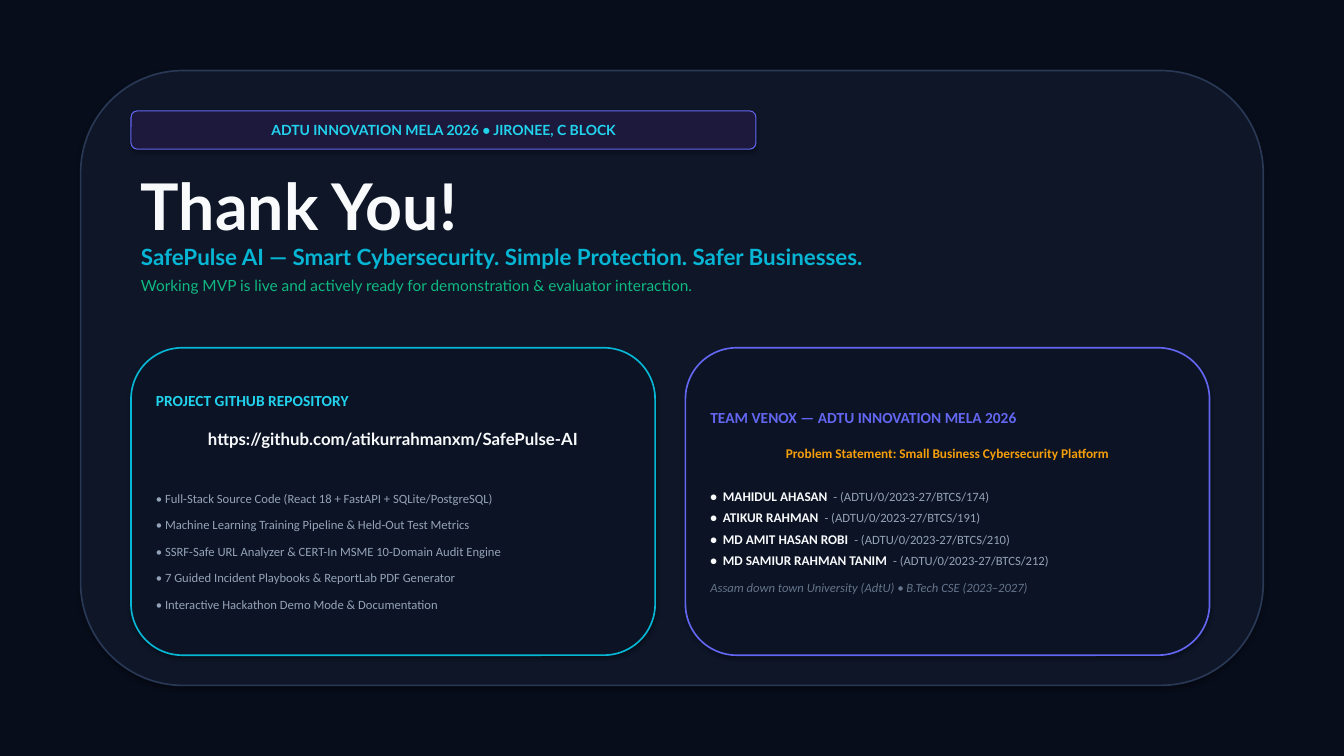
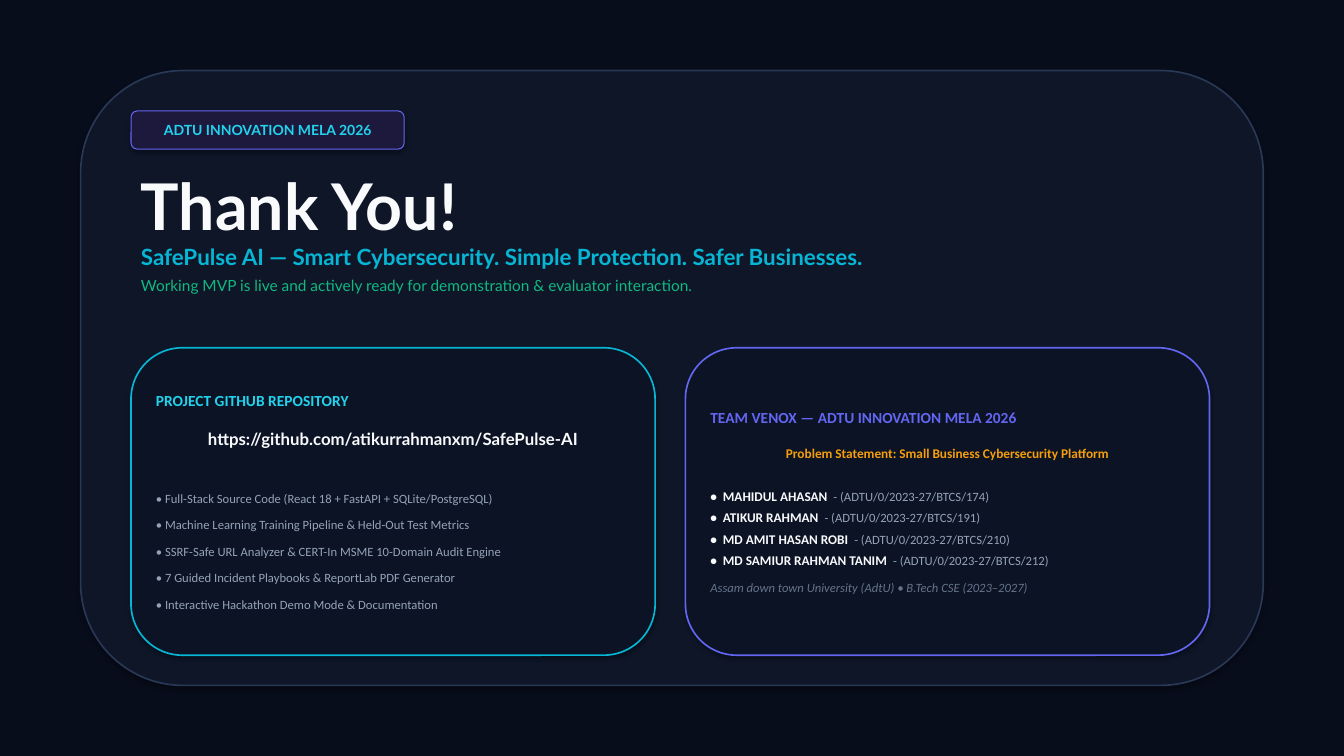
Before and after one commit to atikurrahmanxm/SafePulse-AI, a slide deck: slide 12 of SafePulse_AI_VenoX_Presentation.pptx. Drawn at 1344x756 pixels with LibreOffice and Linux fonts; fonts in the diff are those of the drawing. Boxes give left, top, right and bottom in pixels: in the first picture for what was removed or moved away, otherwise in the second. Text is boxed around its words. In the diff, an @@ line names an element or a change of style, - is before the commit and + after.

```diff
--- a/SafePulse_AI_VenoX_Presentation.pptx
+++ b/SafePulse_AI_VenoX_Presentation.pptx
@@ rounded rectangle "ADTU INNOVATION MELA 2026": place and size @@
-rounded rectangle "ADTU INNOVATION MELA 2026" at [131, 111, 756, 149]
+rounded rectangle "ADTU INNOVATION MELA 2026" at [131, 111, 404, 149]
@@ text in rounded rectangle at [164, 125, 371, 135]: text changed @@
-ADTU INNOVATION MELA 2026 • JIRONEE, C BLOCK
+ADTU INNOVATION MELA 2026
```
Also in this commit, not shown: 1 other slide changed, 1 other file.
